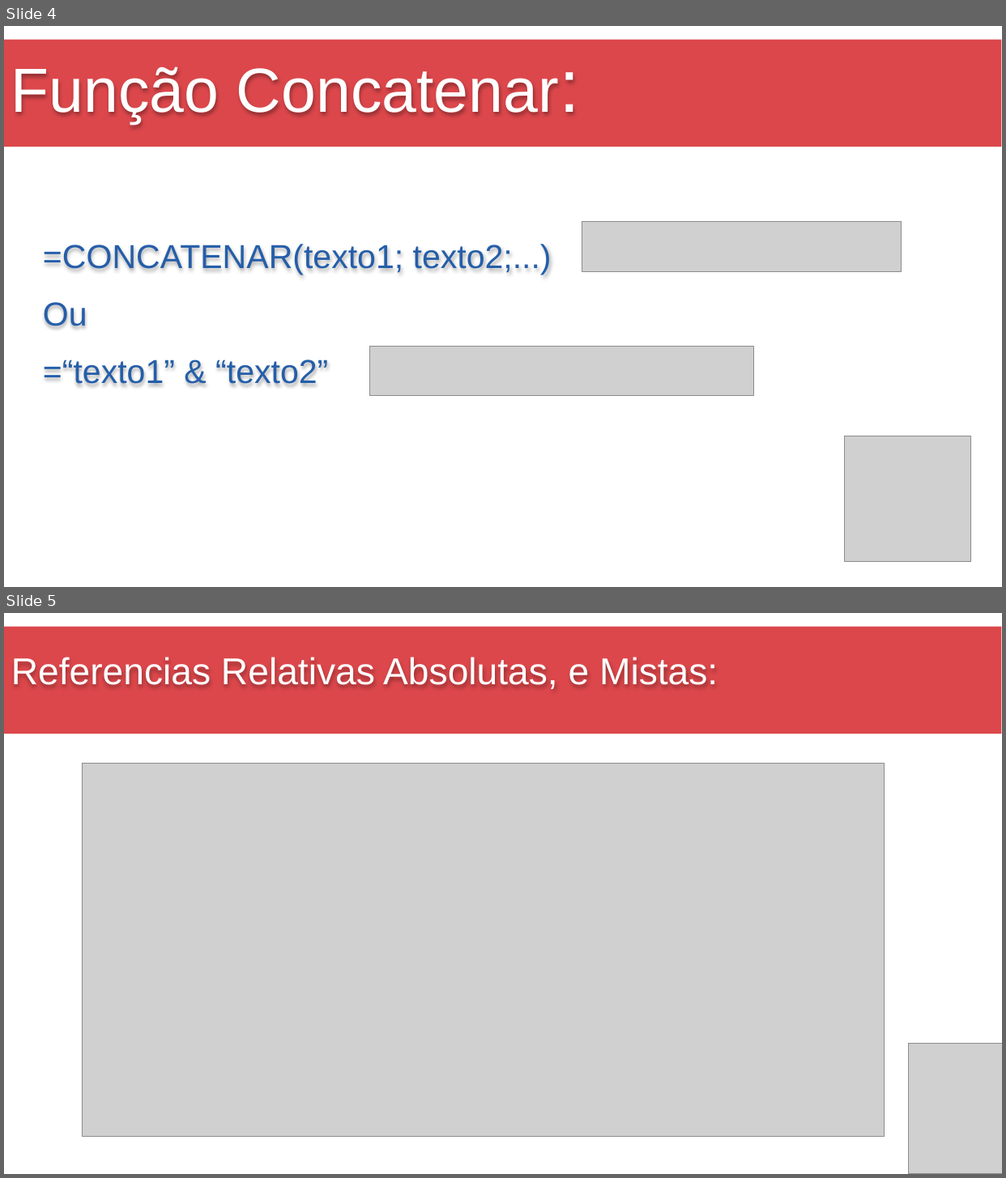
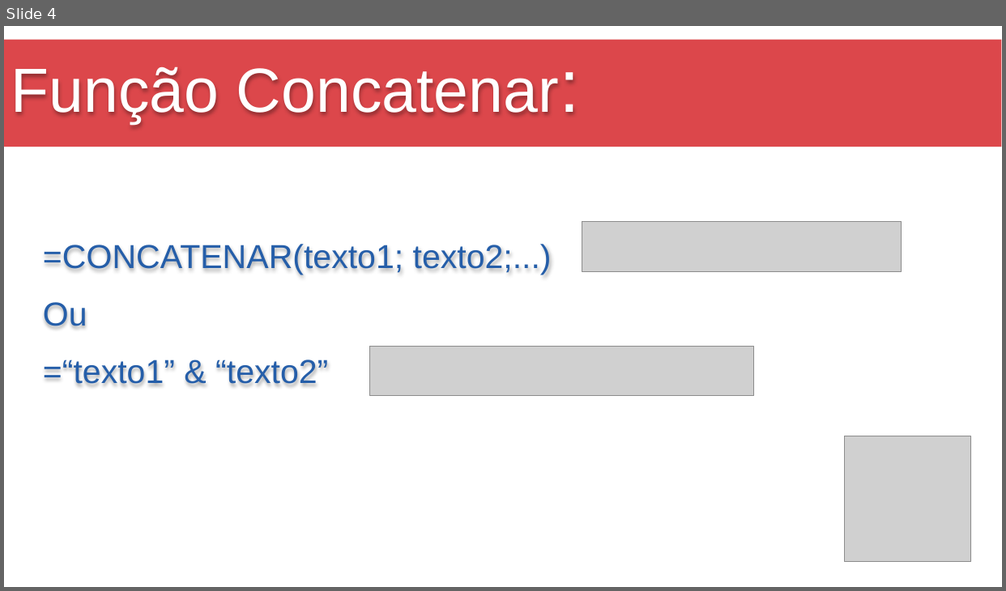
Before and after one commit to Marcsuper/TeachX, a slide deck: Turma Home Jan2018/1° Sabado/Aula 2/Aula de Excel 2.pptx. Shown one above the other, each under a label of ours: slides 4 and 5 before the commit, slide 4 after it. The pictures are 1006x1178 and 1006x591 pixels, drawn with LibreOffice and Linux fonts; fonts in the diff are those of the drawing; grey boxes stand for pictures. Boxes give left, top, right and bottom in pixels: in the first picture for what was removed or moved away, otherwise in the second. Text is boxed around its words. In the diff, an @@ line names an element or a change of style, - is before the commit and + after.

```diff
--- a/Turma Home Jan2018/1° Sabado/Aula 2/Aula de Excel 2.pptx
+++ b/Turma Home Jan2018/1° Sabado/Aula 2/Aula de Excel 2.pptx
@@ slide 5 removed at (x1=4, y1=613, x2=1002, y2=1174), background #FFFFFF @@
@@ rectangle removed at (x1=4, y1=627, x2=1001, y2=734) @@
@@ title removed at (x1=11, y1=657, x2=718, y2=689) @@
-Referencias Relativas Absolutas, e Mistas:
@@ picture removed at (x1=83, y1=764, x2=884, y2=1137) @@
@@ picture removed at (x1=909, y1=1044, x2=1002, y2=1174) @@
```
Also in this commit, not shown: 8 other files.
